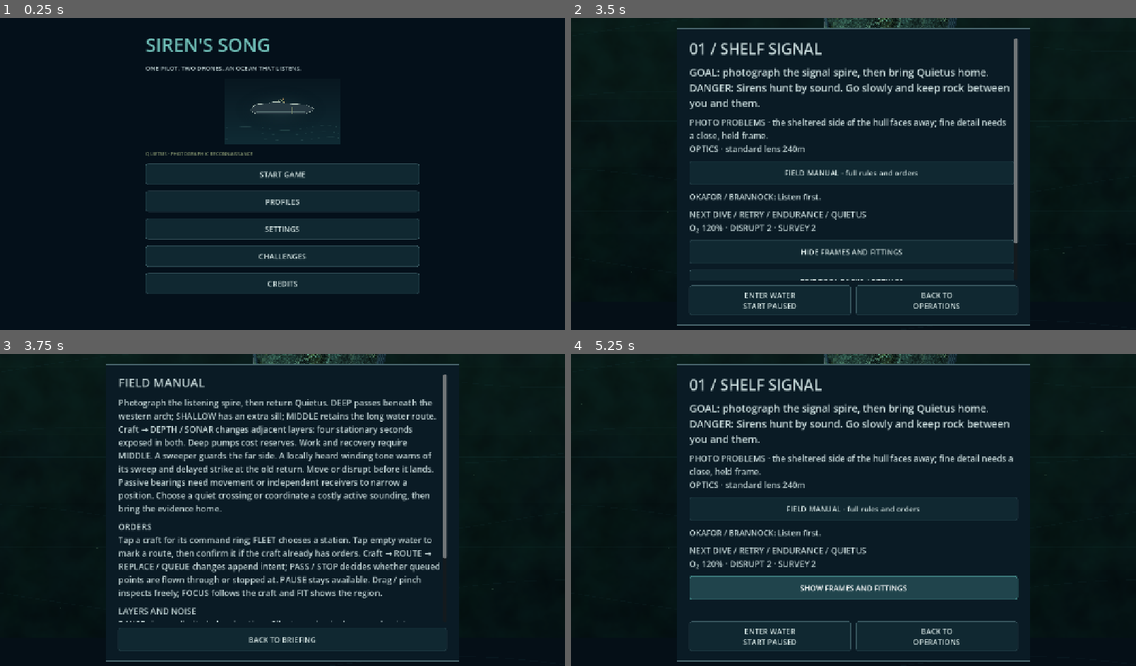
Above: before the commit, frames 1-4 (two rows, left to right).
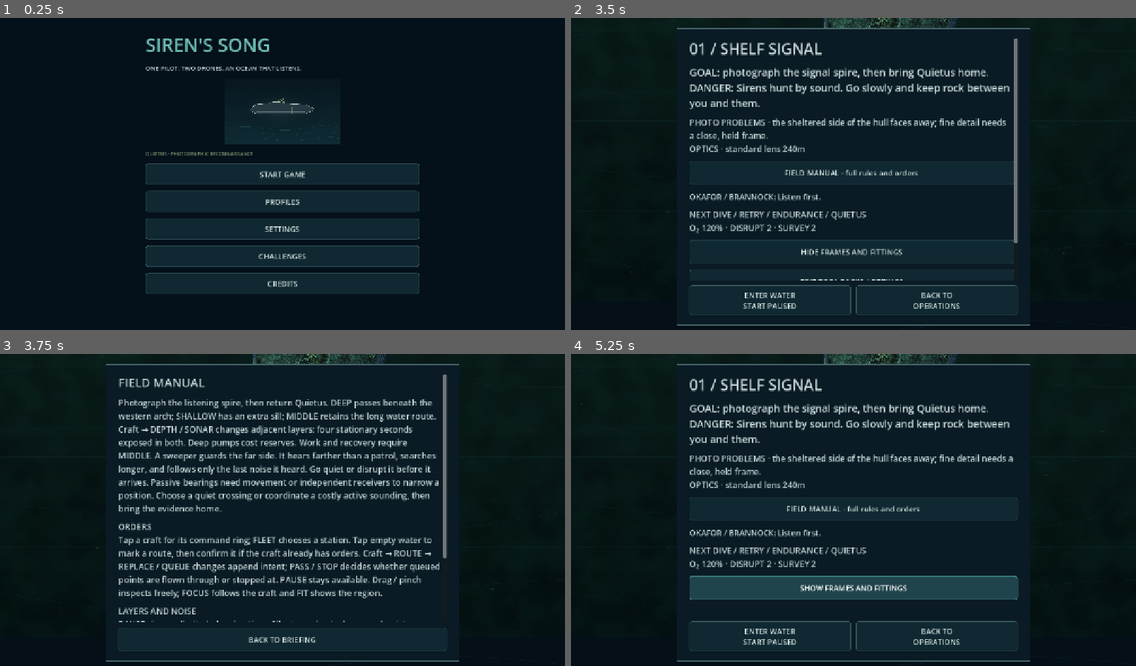
Above: after the commit, the same moments.

Repository: pemunson90-cmd/Siren-s-Song
Game: Godot game, scene res://scenes/main.tscn
Same seed, same stepped clock (60 frames per second), same inputs: the game is played once before the commit and once after it. Sound files missing from this copy of the repository are replaced by a short silence.
Inputs:
- Up to frame 1 (0.25 s): no input
- Up to frame 2 (3.5 s): click "START GAME" at 0.5 s; click "CAMPAIGN" at 1.25 s; click "NEXT OPERATION" at 2 s; click "CONTINUE TO BRIEFING" at 2.75 s
- Up to frame 3 (3.75 s): click "FIELD MANUAL · full rules and…" at 3.5 s
- Up to frame 4 (5.25 s): click "BACK TO BRIEFING" at 4.25 s; click "HIDE FRAMES AND FITTINGS" at 5 s

Frames 1-2 are identical in both runs. In frame 3, 1.9% of the frame differs, in the area x 21-78%, y 31-43%; in frame 4, nothing differs.

Commit message:
Briefing truth: PAUSE corner and op 0 sweeper text match the game
Co-Authored-By: Claude Sonnet 5.5 <noreply@anthropic.com>

Diff:
--- a/game/src/campaign/onboarding_text.gd
+++ b/game/src/campaign/onboarding_text.gd
@@ -15,7 +15,7 @@
 }
 const HINTS := {
 	"move": {"text": "Tap QUIETUS or a drone, then tap open water to plan a route. Nothing moves until you press RESUME.", "ops": [0]},
-	"pause": {"text": "PAUSE is always at top left. Time stops, and you can plan, inspect and change orders as long as you like.", "ops": [0]},
+	"pause": {"text": "PAUSE is the top corner button: top left, or top right with the mirrored HUD. Time stops, and you can plan, inspect and change orders as long as you like.", "ops": [0]},
 	"drone": {"text": "Send a drone ahead to look. Drones are expendable. Quietus is not.", "ops": [0]},
 	"sweep": {"text": "A Siren heard noise and is walking to that spot. The cue gives its bearing and seconds. Time is paused. Slow down or go SILENT, and keep rock between you and it.", "ops": [0, 1, 2, 3]},
 	"warning": {"text": "A Siren has noticed you, so time is paused. Its warning shows the bearing and seconds left. Break line of sight, slow down or go SILENT, then press RESUME.", "ops": [0, 1, 2, 3]},
--- a/game/src/campaign/shelf_signal_operation.gd
+++ b/game/src/campaign/shelf_signal_operation.gd
@@ -14,5 +14,5 @@
  sweeper.pos=Vector2(850,300);sweeper.home=sweeper.pos;sweeper.goal=sweeper.pos;sweeper.route=[];sweeper.type="sweeper";sweeper.patrol_points=Patrols.circuit(0)
  m.sirens.append(sweeper)
  m["depth_hint"]="DEEP under the arch · MIDDLE camera/recovery · craft → DEPTH / SONAR."
- m.brief="Photograph the listening spire, then return Quietu …(244 unchanged characters)…  MIDDLE. A sweeper guards the far side. A locally heard winding tone warns of its sweep and delayed strike at the old return. Move or disrupt before it lands. Passive bearings need movement or ind …(135 unchanged characters)…
+ m.brief="Photograph the listening spire, then return Quietu …(244 unchanged characters)…  MIDDLE. A sweeper guards the far side. It hears farther than a patrol, searches longer, and follows only the last noise it heard. Go quiet or disrupt it before it arrives. Passive bearings need movement or ind …(135 unchanged characters)…
  return m
--- /dev/null
+++ b/game/tests/briefing_truth_tests.gd
@@ -0,0 +1,53 @@
+extends SceneTree
+const Store=preload("res://src/persistence/settings_store.gd")
+const Settings=preload("res://src/presentation/frontend/frontend_settings.gd")
+const Text=preload("res://src/campaign/onboarding_text.gd")
+const Shelf=preload("res://src/campaign/shelf_signal_operation.gd")
+const Senses=preload("res://src/simulation/sweeper_senses.gd")
+var checks=0
+var failures=0
+func check(ok,label):
+ checks+=1
+ if not ok:failures+=1;printerr("FAIL: ",label)
+func _initialize():call_deferred("run")
+func settle():
+ for n in 8:await process_frame
+# Which top corner a pause button occupies in a HUD of the given width.
+func corner(g)->String:
+ return "top left" if g.pause_button.position.x+g.pause_button.size.x/2.<g.mission_hud.size.x/2. else "top right"
+func hint_ok(hint:String,where:String)->bool:
+ return hint.contains(where) and not hint.contains("always")
+func run():
+ await run_pause()
+ run_sweeper()
+ print("BRIEFING TRUTH CHECKS ",checks," FAILURES ",failures);quit(1 if failures else 0)
+func run_pause():
+ var hint=Text.hint_text("pause")
+ # Known-bad and known-good inputs for the matcher itself.
+ check(not hint_ok("PAUSE is always at top left.","top left"),"matcher rejects the old absolute claim")
+ check(hint_ok("PAUSE: top left or top right.","top right"),"matcher accepts a corner-naming hint")
+ for dimensions in [Vector2i(2520,1080),Vector2i(2184,1968)]:
+  root.size=dimensions;await settle()
+  var g=load("res://scenes/main.tscn").instantiate();g.set_script(load("res://tests/density_main.gd"));g.capture_scenario="radial-hud"
+  if dimensions.x==2520:g.fixture_safe_area=Rect2(136,0,2384,1080)
+  root.add_child(g);await settle();g.set_process(false)
+  for mirrored in [false,true]:
+   Settings.apply(Store.sanitize({"mirrored_hud":mirrored}),g);g._layout();await settle()
+   var where=corner(g)
+   check(where==("top right" if mirrored else "top left"),"pause corner follows the mirrored setting "+str(dimensions)+" "+str(mirrored))
+   check(hint_ok(hint,where),"PAUSE hint names the actual corner "+where+" "+str(dimensions)+" mirrored "+str(mirrored))
+  Settings.apply(Store.sanitize({"mirrored_hud":false}),g)
+  g.queue_free();await settle()
+func run_sweeper():
+ var brief:String=Shelf.build({"source_id":0,"history":false}).brief
+ # Expected facts come from the sweeper role table, not from the brief text.
+ var sweeper={"type":"sweeper","suspicion":0.}
+ var patrol={"type":"patroller","suspicion":0.}
+ check(Senses.ear(sweeper)>Senses.ear(patrol),"role table: sweeper hears farther")
+ check(Senses.attention(sweeper)>Senses.attention(patrol),"role table: sweeper searches longer")
+ Senses.note_heard(sweeper,Vector2(1,2),3.);Senses.note_heard(sweeper,Vector2(5,6),9.)
+ check(sweeper.listen.pos==Vector2(5,6),"role table: sweeper keeps only the last heard noise")
+ check(brief.contains("hears farther") and brief.contains("searches longer") and brief.contains("last noise"),"op 0 brief names the three sweeper behaviours")
+ for gone in ["winding","delayed strike","old return"]:
+  check(not brief.contains(gone),"op 0 brief no longer claims "+gone)
+ check(not brief.contains("—"),"op 0 brief has no em dash")
Not shown, changed: game/tests/suites.txt
